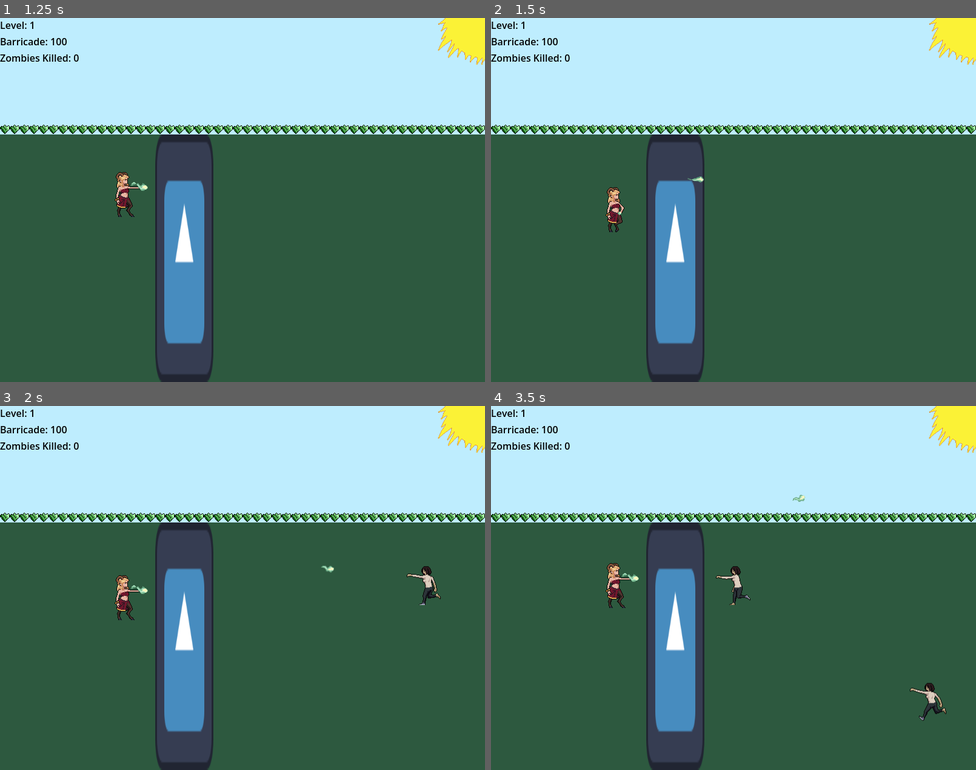
Above: before the commit, frames 1-4 (two rows, left to right).
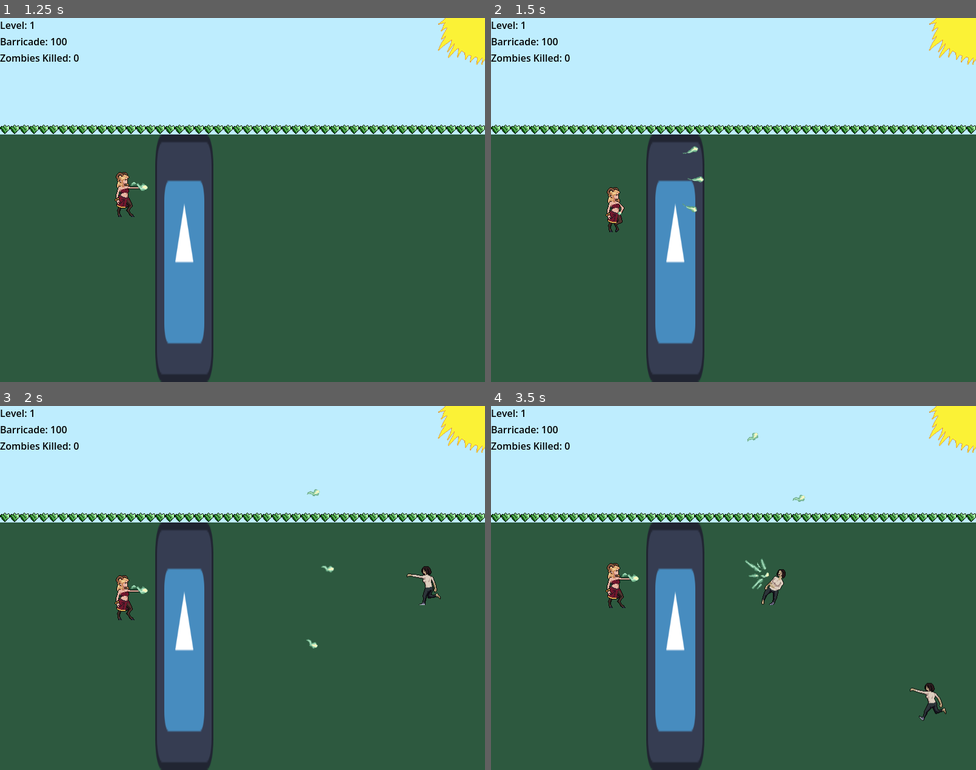
Above: after the commit, the same moments.

Repository: arko-poet/godot-games
Game: Godot game, scene res://main.tscn
Same seed, same stepped clock (60 frames per second), same inputs: the game is played once before the commit and once after it. The engine's default icon, where the game draws it, is replaced by a stand-in: a white triangle on a blue panel in a dark square.
Inputs (mouse positions are in pixels of both pictures, inside the frame that each line leads up to):
- Up to frame 1 (1.25 s): move the mouse to (349, 181) at 0.52 s; hold D (move_right) from 0.53 s (still down); click (349, 181) at 0.6 s
- Up to frame 2 (1.5 s): move the mouse to (636, 218) at 1.27 s; release D (move_right) at 1.28 s; hold S (move_down) from 1.28 s (still down); click (636, 218) at 1.35 s
- Up to frame 3 (2 s): keep holding S (move_down)
- Up to frame 4 (3.5 s): move the mouse to (782, 507) at 2.02 s; release S (move_down) at 2.03 s; hold D (move_right) 2.03-2.78 s; click (782, 507) at 2.1 s; move the mouse to (709, 660) at 2.77 s; hold W (move_up) from 2.78 s (still down); click (709, 660) at 2.85 s

Frame 1 is identical in both runs. In frame 2, less than 0.1% of the frame differs, in the area x 39-43%, y 35-54%; in frame 3, less than 0.1%; in frame 4, 0.6%, in the area x 46-61%, y 7-55%.

Commit message:
chore: code clarity and comments

Diff:
--- a/last_stand/combat.gd
+++ b/last_stand/combat.gd
@@ -1,4 +1,5 @@
 class_name Combat
+
 extends Node
 
 var spawned_zombies := 0
@@ -12,11 +13,12 @@
 
 	$ZombieTimer.wait_time = Global.spawn_rate * pow(0.9, (Global.level - 1)) + 0.1
 
+
 func _process(_delta) -> void:
 	$VBoxContainer/BarricadeLabel.text = "Barricade: %s" % Global.health
-
 	$VBoxContainer/LevelLabel.text = "Level: %s" % Global.level
 	$VBoxContainer/ZombiesKilledLabel.text = "Zombies Killed: %s" % Global.zombies_killed
+
 
 func _on_zombie_spawner_timeout() -> void:
 	if spawned_zombies < Global.max_zombies:
--- a/last_stand/global.gd
+++ b/last_stand/global.gd
@@ -1,5 +1,4 @@
 extends Node
-
 
 const LEVEL_RESOURCES := 10
 const UPGRADE_WEAPON_COST := 6
@@ -11,8 +10,8 @@
 var number_of_projectiles : int
 var upgrade_weapon_progress : int
 var projectile_damage : int
+var max_zombies : int
 var cast_speed : float
-var max_zombies : int
 var spawn_rate : float
 
 
@@ -21,7 +20,7 @@
 	zombies_killed = 0
 	health = 100
 	resources = LEVEL_RESOURCES
-	number_of_projectiles = 1
+	number_of_projectiles = 3
 	upgrade_weapon_progress = 0
 	projectile_damage = 1
 	cast_speed = 0.5
--- a/last_stand/main.gd
+++ b/last_stand/main.gd
@@ -4,12 +4,10 @@
 
 var combat : Combat
 
-## TODO multiple projectiles can hit same zombie
-## TODO make combat scene look good
-## TODO fix zombies gettin stuck in animation diying
+
 ## TODO clean code comments etc
+## TODO win condition
 ## TODO balance game
-## TODO win condition
 func _ready() -> void:
 	Global.new_game()
 	$UpgradeScreen.hide()
@@ -20,7 +18,6 @@
 
 # Called every frame. 'delta' is the elapsed time since the previous frame.
 func _process(_delta: float) -> void:
-	print(Global.health)
 	if Global.health == 0:
 		combat.queue_free()
 		$GameOver.show()
--- a/last_stand/player.gd
+++ b/last_stand/player.gd
@@ -1,5 +1,4 @@
 extends CharacterBody2D
-
 
 const PLAYER_SPEED := 300
 const PROJECTILE_SCENE := preload("res://projectile.tscn")
@@ -46,7 +45,6 @@
 		position = position.clamp(Vector2.ZERO + $Collision.shape.size * 0.5, get_viewport_rect().size - $Sprite.sprite_frames.get_frame_texture("walk", 0).get_size() * 0.5)
 
 
-## support piercing of projectiles
 func _on_sprite_animation_finished() -> void:
 	for angle in _get_projectile_angles():
 		var projectile := PROJECTILE_SCENE.instantiate()
--- a/last_stand/projectile.gd
+++ b/last_stand/projectile.gd
@@ -1,5 +1,4 @@
 extends Area2D
-
 
 const SPEED := 400
 
--- a/last_stand/upgrade_screen.gd
+++ b/last_stand/upgrade_screen.gd
@@ -1,5 +1,4 @@
 extends Control
-
 
 signal next_level
 
@@ -24,9 +23,11 @@
 		Global.health += 10
 
 
+
 func _on_upgrade_weapon_pressed() -> void:
 	if Global.resources > 0:
 		Global.resources -= 1
+		# upgrades cycle through damage, speed and projectiles
 		if Global.upgrade_weapon_progress < 5:
 			Global.upgrade_weapon_progress += 1
 		else:
--- a/last_stand/zombie.gd
+++ b/last_stand/zombie.gd
@@ -34,11 +34,10 @@
 		set_physics_process(false)
 
 func set_type(type: int) -> void:
+	# 4 zombie type: 1 normal, 2 fast, 3 tanky, 4 strong
 	velocity = Vector2(-1, 0) * zombie_speed
 	health =  2 * Global.level
 	damage = 1
-
-	# 1 normal, 2 fast, 3 tanky, 4 strong
 	if type == 2:
 		zombie_speed *= 2
 	elif type == 3:
